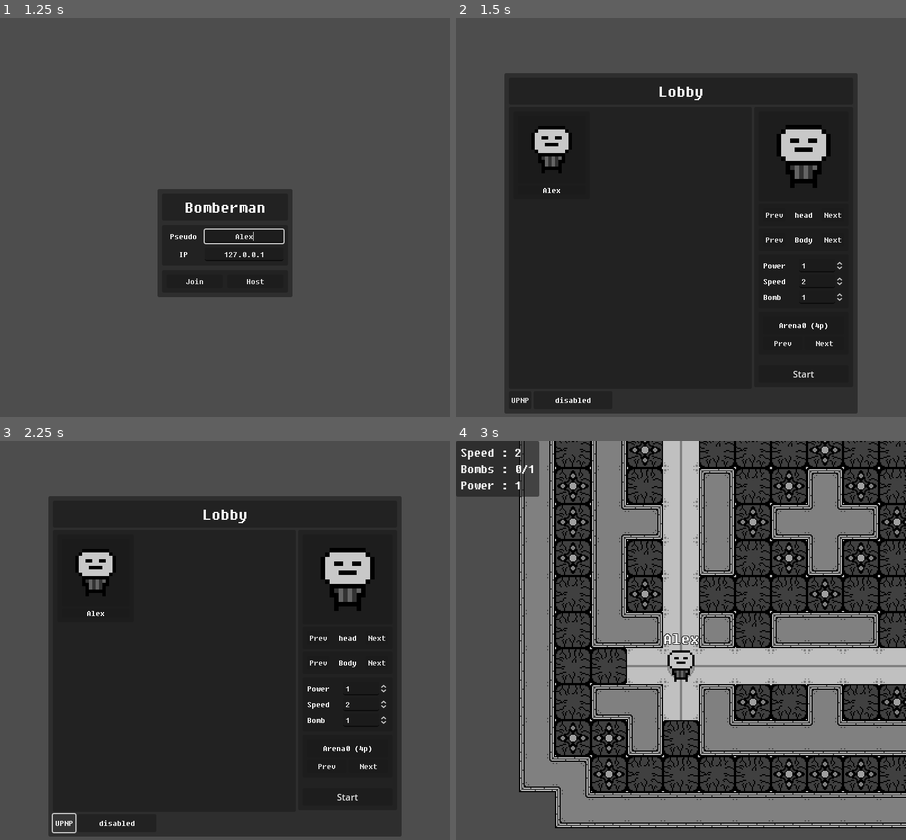
Above: before the commit, frames 1-4 (two rows, left to right).
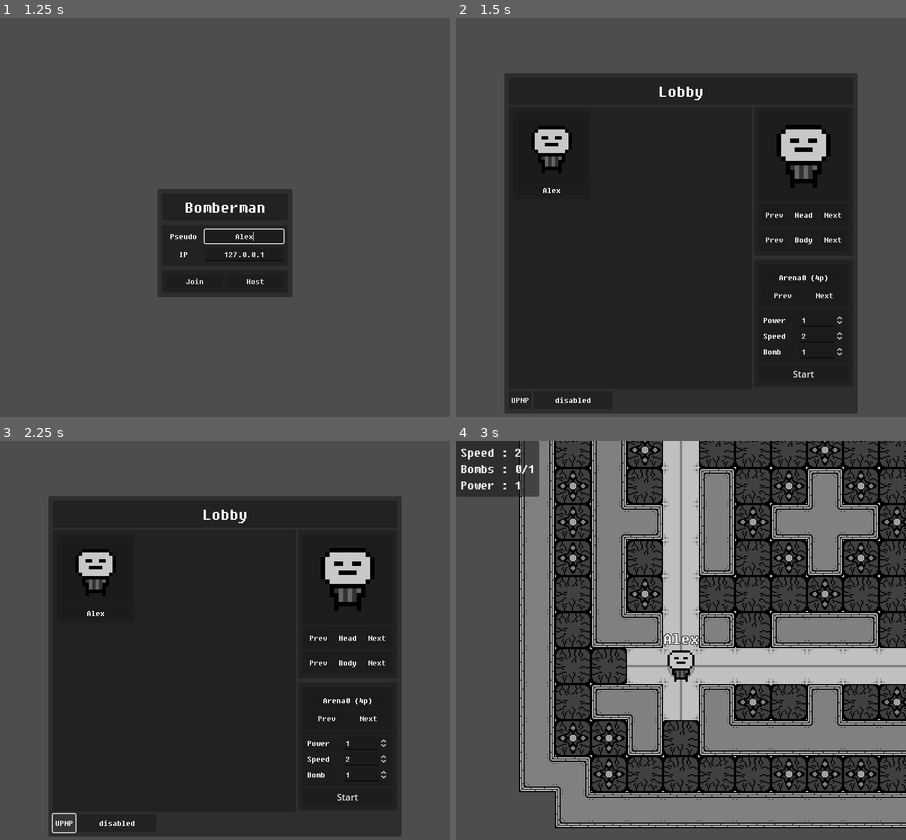
Above: after the commit, the same moments.

Repository: Mo-BiuS/Multi-Bomber-2
Game: Godot game, scene res://scenes/main.tscn
Same seed, same stepped clock (60 frames per second), same inputs: the game is played once before the commit and once after it.
Inputs (mouse positions are in pixels of both pictures, inside the frame that each line leads up to):
- Up to frame 1 (1.25 s): click (243, 237) at 0.52 s; type "Alex" at 0.6 s
- Up to frame 2 (1.5 s): click "Host" at 1.25 s
- Up to frame 3 (2.25 s): click "UPNP" at 2 s
- Up to frame 4 (3 s): click "Start" at 2.75 s

Frame 1 is identical in both runs. In frame 2, 0.4% of the frame differs, in the area x 68-86%, y 48-85%; in frame 3, 0.4%; in frame 4, nothing differs.
Error in both runs: Assertion failed: UPNP Discover Failed! Error 24 (res://scenes/menu/upnp_menu.gd:15)

Commit message:
Bug fixing

Diff:
--- a/scenes/game/arena/arena_2.tscn
+++ b/scenes/game/arena/arena_2.tscn
@@ -552,7 +552,7 @@
 sources/2 = SubResource("TileSetAtlasSource_jqgyc")
 sources/3 = SubResource("TileSetAtlasSource_r7o3q")
 
-[node name="arena1" type="TileMap"]
+[node name="arena2" type="TileMap"]
 texture_filter = 1
 scale = Vector2(2, 2)
 tile_set = SubResource("TileSet_t1ufb")
--- a/scenes/game/game.gd
+++ b/scenes/game/game.gd
@@ -99,6 +99,7 @@
 			rpc("loadMap", mapId)
 			for i in playerList.get_children():
 				i.maxBomb = startBomb
+				i.bomb = 0
 				i.speed = startSpeed
 				i.power = startPower
 				i.setAlive()
--- a/scenes/game/player.gd
+++ b/scenes/game/player.gd
@@ -52,7 +52,8 @@
 		speedLabel.text = "Speed : "+str(speed)
 		bombLabel.text = "Bombs : "+str(bomb)+"/"+str(maxBomb)
 		powerLabel.text = "Power : "+str(power)
-	else : hud.hide()
+	else:
+		hud.hide()
 	if(multiplayer.get_unique_id() == 1):
 		if destination == position:
 			match moving:
--- a/scenes/game/player.tscn
+++ b/scenes/game/player.tscn
@@ -73,6 +73,7 @@
 sprite_frames = SubResource("SpriteFrames_ks8m2")
 
 [node name="camera" type="Camera2D" parent="."]
+enabled = false
 
 [node name="name" type="Control" parent="."]
 layout_mode = 3
@@ -128,16 +129,13 @@
 layout_mode = 2
 theme_override_fonts/font = ExtResource("2_2xk72")
 theme_override_font_sizes/font_size = 24
-text = "Speed :"
 
 [node name="bomb" type="Label" parent="hud/PanelContainer/MarginContainer/VBoxContainer"]
 layout_mode = 2
 theme_override_fonts/font = ExtResource("2_2xk72")
 theme_override_font_sizes/font_size = 24
-text = "Bomb :"
 
 [node name="power" type="Label" parent="hud/PanelContainer/MarginContainer/VBoxContainer"]
 layout_mode = 2
 theme_override_fonts/font = ExtResource("2_2xk72")
 theme_override_font_sizes/font_size = 24
-text = "Power :"
--- a/scenes/menu/character_editor.tscn
+++ b/scenes/menu/character_editor.tscn
@@ -65,7 +65,7 @@
 custom_minimum_size = Vector2(56, 0)
 layout_mode = 2
 theme_override_fonts/font = ExtResource("4_i54tj")
-text = "head"
+text = "Head"
 horizontal_alignment = 1
 
 [node name="nextHead" type="Button" parent="PanelContainer/MarginContainer2/HBoxContainer"]
--- a/scenes/menu/lobby.gd
+++ b/scenes/menu/lobby.gd
@@ -1,10 +1,10 @@
-extends PanelContainer
+extends CanvasLayer
 
-@onready var playerTagContener:GridContainer = $MarginContainer/VBoxContainer/HBoxContainer/VBoxContainer/PanelContainer/MarginContainer/GridContainer
-@onready var startButton:Button = $MarginContainer/VBoxContainer/HBoxContainer/VBoxContainer2/PanelContainer2/MarginContainer/VBoxContainer/start
+@onready var playerTagContener:GridContainer = $PanelContainer/MarginContainer/VBoxContainer/HBoxContainer/VBoxContainer/PanelContainer/MarginContainer/GridContainer
+@onready var startButton:Button =$PanelContainer/MarginContainer/VBoxContainer/HBoxContainer/VBoxContainer2/PanelContainer/MarginContainer/VBoxContainer/start
 
-@onready var mapSelector = $MarginContainer/VBoxContainer/HBoxContainer/VBoxContainer2/PanelContainer2/MarginContainer/VBoxContainer/mapSelector
-@onready var bonusSelector = $MarginContainer/VBoxContainer/HBoxContainer/VBoxContainer2/PanelContainer2/MarginContainer/VBoxContainer/startingBonus
+@onready var mapSelector =$PanelContainer/MarginContainer/VBoxContainer/HBoxContainer/VBoxContainer2/PanelContainer/MarginContainer/VBoxContainer/mapSelector
+@onready var bonusSelector = $PanelContainer/MarginContainer/VBoxContainer/HBoxContainer/VBoxContainer2/PanelContainer/MarginContainer/VBoxContainer/startingBonus
 
 var playerTag = preload("res://scenes/menu/player_tag.tscn")
 
--- a/scenes/menu/lobby.tscn
+++ b/scenes/menu/lobby.tscn
@@ -7,7 +7,10 @@
 [ext_resource type="PackedScene" uid="uid://ydp0aqw5mqxf" path="res://scenes/menu/starting_bonus.tscn" id="5_usocm"]
 [ext_resource type="PackedScene" uid="uid://cmky7j6l7tvkl" path="res://scenes/menu/map_selector.tscn" id="6_wwrdy"]
 
-[node name="lobby" type="PanelContainer"]
+[node name="lobby" type="CanvasLayer"]
+script = ExtResource("1_gu5tv")
+
+[node name="PanelContainer" type="PanelContainer" parent="."]
 anchors_preset = 8
 anchor_left = 0.5
 anchor_top = 0.5
@@ -19,98 +22,104 @@
 offset_bottom = 20.0
 grow_horizontal = 2
 grow_vertical = 2
-script = ExtResource("1_gu5tv")
 
-[node name="MarginContainer" type="MarginContainer" parent="."]
+[node name="MarginContainer" type="MarginContainer" parent="PanelContainer"]
 layout_mode = 2
 theme_override_constants/margin_left = 8
 theme_override_constants/margin_top = 8
 theme_override_constants/margin_right = 8
 theme_override_constants/margin_bottom = 8
 
-[node name="VBoxContainer" type="VBoxContainer" parent="MarginContainer"]
+[node name="VBoxContainer" type="VBoxContainer" parent="PanelContainer/MarginContainer"]
 layout_mode = 2
 
-[node name="PanelContainer" type="PanelContainer" parent="MarginContainer/VBoxContainer"]
+[node name="PanelContainer" type="PanelContainer" parent="PanelContainer/MarginContainer/VBoxContainer"]
 layout_mode = 2
 
-[node name="MarginContainer" type="MarginContainer" parent="MarginContainer/VBoxContainer/PanelContainer"]
+[node name="MarginContainer" type="MarginContainer" parent="PanelContainer/MarginContainer/VBoxContainer/PanelContainer"]
 layout_mode = 2
 theme_override_constants/margin_left = 8
 theme_override_constants/margin_top = 8
 theme_override_constants/margin_right = 8
 theme_override_constants/margin_bottom = 8
 
-[node name="Label" type="Label" parent="MarginContainer/VBoxContainer/PanelContainer/MarginContainer"]
+[node name="Label" type="Label" parent="PanelContainer/MarginContainer/VBoxContainer/PanelContainer/MarginContainer"]
 layout_mode = 2
 theme_override_fonts/font = ExtResource("2_6sl2w")
 theme_override_font_sizes/font_size = 32
 text = "Lobby"
 horizontal_alignment = 1
 
-[node name="HBoxContainer" type="HBoxContainer" parent="MarginContainer/VBoxContainer"]
+[node name="HBoxContainer" type="HBoxContainer" parent="PanelContainer/MarginContainer/VBoxContainer"]
 layout_mode = 2
 
-[node name="VBoxContainer" type="VBoxContainer" parent="MarginContainer/VBoxContainer/HBoxContainer"]
+[node name="VBoxContainer" type="VBoxContainer" parent="PanelContainer/MarginContainer/VBoxContainer/HBoxContainer"]
 layout_mode = 2
 
-[node name="PanelContainer" type="PanelContainer" parent="MarginContainer/VBoxContainer/HBoxContainer/VBoxContainer"]
+[node name="PanelContainer" type="PanelContainer" parent="PanelContainer/MarginContainer/VBoxContainer/HBoxContainer/VBoxContainer"]
 layout_mode = 2
 
-[node name="MarginContainer" type="MarginContainer" parent="MarginContainer/VBoxContainer/HBoxContainer/VBoxContainer/PanelContainer"]
+[node name="MarginContainer" type="MarginContainer" parent="PanelContainer/MarginContainer/VBoxContainer/HBoxContainer/VBoxContainer/PanelContainer"]
 layout_mode = 2
 theme_override_constants/margin_left = 8
 theme_override_constants/margin_top = 8
 theme_override_constants/margin_right = 8
 theme_override_constants/margin_bottom = 8
 
-[node name="GridContainer" type="GridContainer" parent="MarginContainer/VBoxContainer/HBoxContainer/VBoxContainer/PanelContainer/MarginContainer"]
+[node name="GridContainer" type="GridContainer" parent="PanelContainer/MarginContainer/VBoxContainer/HBoxContainer/VBoxContainer/PanelContainer/MarginContainer"]
 custom_minimum_size = Vector2(416, 485)
 layout_mode = 2
 columns = 3
 
-[node name="MultiplayerSpawner" type="MultiplayerSpawner" parent="MarginContainer/VBoxContainer/HBoxContainer/VBoxContainer/PanelContainer/MarginContainer"]
+[node name="MultiplayerSpawner" type="MultiplayerSpawner" parent="PanelContainer/MarginContainer/VBoxContainer/HBoxContainer/VBoxContainer/PanelContainer/MarginContainer"]
 _spawnable_scenes = PackedStringArray("res://scenes/menu/player_tag.tscn")
 spawn_path = NodePath("../GridContainer")
 
-[node name="upnpMenu" parent="MarginContainer/VBoxContainer/HBoxContainer/VBoxContainer" instance=ExtResource("4_d86v8")]
+[node name="upnpMenu" parent="PanelContainer/MarginContainer/VBoxContainer/HBoxContainer/VBoxContainer" instance=ExtResource("4_d86v8")]
 layout_mode = 2
 
-[node name="VBoxContainer2" type="VBoxContainer" parent="MarginContainer/VBoxContainer/HBoxContainer"]
+[node name="VBoxContainer2" type="VBoxContainer" parent="PanelContainer/MarginContainer/VBoxContainer/HBoxContainer"]
 layout_mode = 2
+theme_override_constants/separation = 7
 
-[node name="PanelContainer2" type="PanelContainer" parent="MarginContainer/VBoxContainer/HBoxContainer/VBoxContainer2"]
+[node name="PanelContainer2" type="PanelContainer" parent="PanelContainer/MarginContainer/VBoxContainer/HBoxContainer/VBoxContainer2"]
 layout_mode = 2
 size_flags_horizontal = 4
 
-[node name="MarginContainer" type="MarginContainer" parent="MarginContainer/VBoxContainer/HBoxContainer/VBoxContainer2/PanelContainer2"]
+[node name="MarginContainer" type="MarginContainer" parent="PanelContainer/MarginContainer/VBoxContainer/HBoxContainer/VBoxContainer2/PanelContainer2"]
 layout_mode = 2
 theme_override_constants/margin_left = 8
 theme_override_constants/margin_top = 8
 theme_override_constants/margin_right = 8
 theme_override_constants/margin_bottom = 8
 
-[node name="VBoxContainer" type="VBoxContainer" parent="MarginContainer/VBoxContainer/HBoxContainer/VBoxContainer2/PanelContainer2/MarginContainer"]
-layout_mode = 2
-theme_override_constants/separation = 6
-
-[node name="characterEditor" parent="MarginContainer/VBoxContainer/HBoxContainer/VBoxContainer2/PanelContainer2/MarginContainer/VBoxContainer" instance=ExtResource("2_8os6c")]
+[node name="characterEditor" parent="PanelContainer/MarginContainer/VBoxContainer/HBoxContainer/VBoxContainer2/PanelContainer2/MarginContainer" instance=ExtResource("2_8os6c")]
 layout_mode = 2
 
-[node name="startingBonus" parent="MarginContainer/VBoxContainer/HBoxContainer/VBoxContainer2/PanelContainer2/MarginContainer/VBoxContainer" instance=ExtResource("5_usocm")]
+[node name="PanelContainer" type="PanelContainer" parent="PanelContainer/MarginContainer/VBoxContainer/HBoxContainer/VBoxContainer2"]
 layout_mode = 2
 
-[node name="mapSelector" parent="MarginContainer/VBoxContainer/HBoxContainer/VBoxContainer2/PanelContainer2/MarginContainer/VBoxContainer" instance=ExtResource("6_wwrdy")]
+[node name="MarginContainer" type="MarginContainer" parent="PanelContainer/MarginContainer/VBoxContainer/HBoxContainer/VBoxContainer2/PanelContainer"]
+layout_mode = 2
+theme_override_constants/margin_left = 8
+theme_override_constants/margin_top = 8
+theme_override_constants/margin_right = 8
+theme_override_constants/margin_bottom = 8
+
+[node name="VBoxContainer" type="VBoxContainer" parent="PanelContainer/MarginContainer/VBoxContainer/HBoxContainer/VBoxContainer2/PanelContainer/MarginContainer"]
 layout_mode = 2
 
-[node name="Control" type="Control" parent="MarginContainer/VBoxContainer/HBoxContainer/VBoxContainer2/PanelContainer2/MarginContainer/VBoxContainer"]
-custom_minimum_size = Vector2(0, 7)
+[node name="mapSelector" parent="PanelContainer/MarginContainer/VBoxContainer/HBoxContainer/VBoxContainer2/PanelContainer/MarginContainer/VBoxContainer" instance=ExtResource("6_wwrdy")]
 layout_mode = 2
 
-[node name="start" type="Button" parent="MarginContainer/VBoxContainer/HBoxContainer/VBoxContainer2/PanelContainer2/MarginContainer/VBoxContainer"]
+[node name="startingBonus" parent="PanelContainer/MarginContainer/VBoxContainer/HBoxContainer/VBoxContainer2/PanelContainer/MarginContainer/VBoxContainer" instance=ExtResource("5_usocm")]
+layout_mode = 2
+
+[node name="start" type="Button" parent="PanelContainer/MarginContainer/VBoxContainer/HBoxContainer/VBoxContainer2/PanelContainer/MarginContainer/VBoxContainer"]
 layout_mode = 2
 text = "Start"
 
-[connection signal="bodyChanged" from="MarginContainer/VBoxContainer/HBoxContainer/VBoxContainer2/PanelContainer2/MarginContainer/VBoxContainer/characterEditor" to="." method="_on_character_editor_body_changed"]
-[connection signal="headChanged" from="MarginContainer/VBoxContainer/HBoxContainer/VBoxContainer2/PanelContainer2/MarginContainer/VBoxContainer/characterEditor" to="." method="_on_character_editor_head_changed"]
-[connection signal="pressed" from="MarginContainer/VBoxContainer/HBoxContainer/VBoxContainer2/PanelContainer2/MarginContainer/VBoxContainer/start" to="." method="_on_start_pressed"]
+[connection signal="bodyChanged" from="PanelContainer/MarginContainer/VBoxContainer/HBoxContainer/VBoxContainer2/PanelContainer2/MarginContainer/characterEditor" to="PanelContainer" method="_on_character_editor_body_changed"]
+[connection signal="headChanged" from="PanelContainer/MarginContainer/VBoxContainer/HBoxContainer/VBoxContainer2/PanelContainer2/MarginContainer/characterEditor" to="PanelContainer" method="_on_character_editor_head_changed"]
+[connection signal="pressed" from="PanelContainer/MarginContainer/VBoxContainer/HBoxContainer/VBoxContainer2/PanelContainer/MarginContainer/VBoxContainer/start" to="PanelContainer" method="_on_start_pressed"]
+[connection signal="pressed" from="PanelContainer/MarginContainer/VBoxContainer/HBoxContainer/VBoxContainer2/PanelContainer/MarginContainer/VBoxContainer/start" to="." method="_on_start_pressed"]
Not shown, added: export/BomberMulti-2.0.zip
